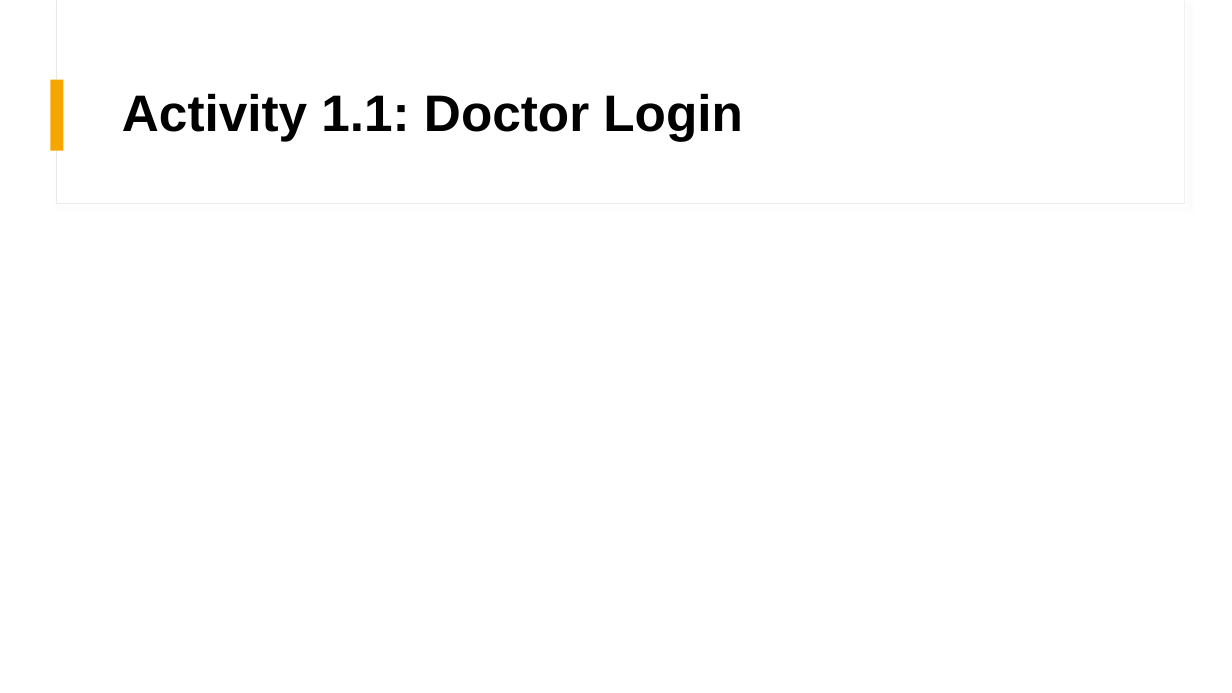
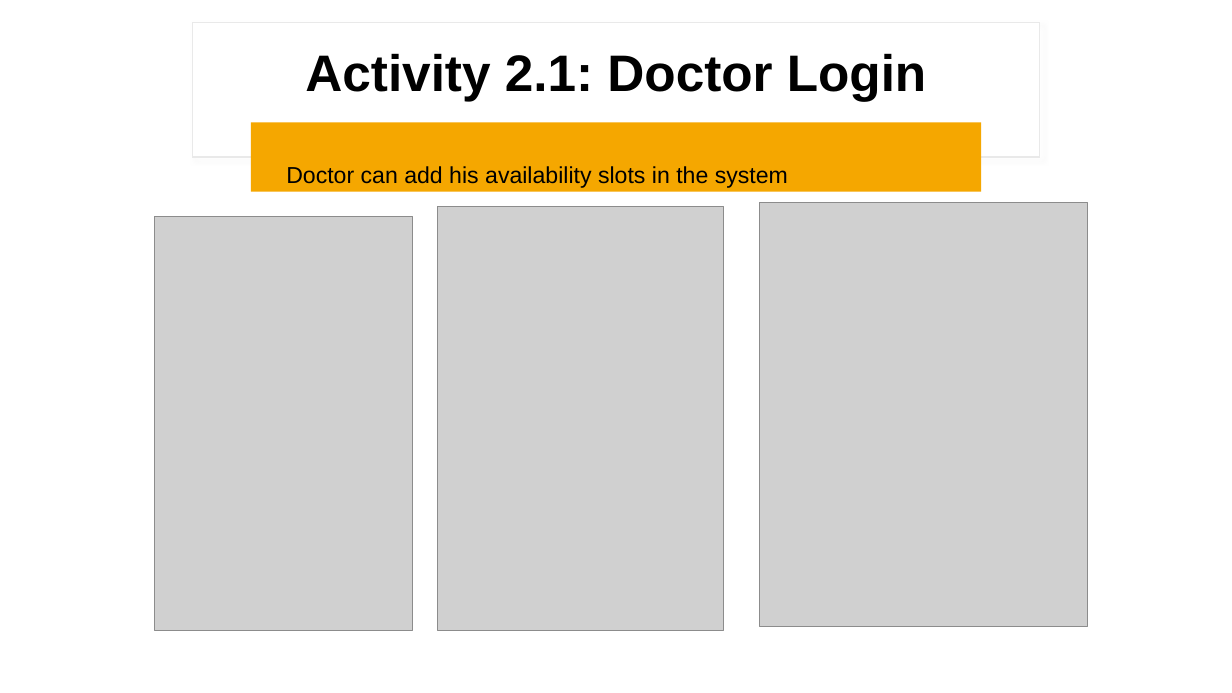
Before and after one commit to issac07-cap/mini-healthcare-helper, a slide deck: slide 7 of project-docs/Andoid-MiniHealthCare-Helper.pptx (slide 6 before the commit). Drawn at 1232x693 pixels with LibreOffice and Linux fonts; fonts in the diff are those of the drawing; grey boxes stand for pictures. Boxes give left, top, right and bottom in pixels: in the first picture for what was removed or moved away, otherwise in the second. Text is boxed around its words. In the diff, an @@ line names an element or a change of style, - is before the commit and + after.

```diff
--- a/project-docs/Andoid-MiniHealthCare-Helper.pptx
+++ b/project-docs/Andoid-MiniHealthCare-Helper.pptx
@@ rectangle added at (0, 0, 1232, 693), fill #FFFFFF @@
@@ rectangle added at (192, 22, 1040, 157), fill #FFFFFF, outline #E9E9E9 1 pt @@
@@ title at (305, 53, 926, 101): text changed @@
-Activity 1.1: Doctor Login
+Activity 2.1: Doctor Login
@@ rectangle removed at (51, 79, 64, 151) @@
@@ rounded rectangle added at (251, 122, 982, 191), fill #F5A700 @@
@@ text added at (286, 166, 788, 188), 18 pt, text #000000 @@
+Doctor can add his availability slots in the system
@@ picture added at (437, 206, 724, 630) @@
@@ picture added at (760, 202, 1088, 627) @@
@@ picture added at (154, 216, 412, 630) @@
```
Also in this commit, not shown: 5 other slides changed, 3 slides added, 1 slide removed.
